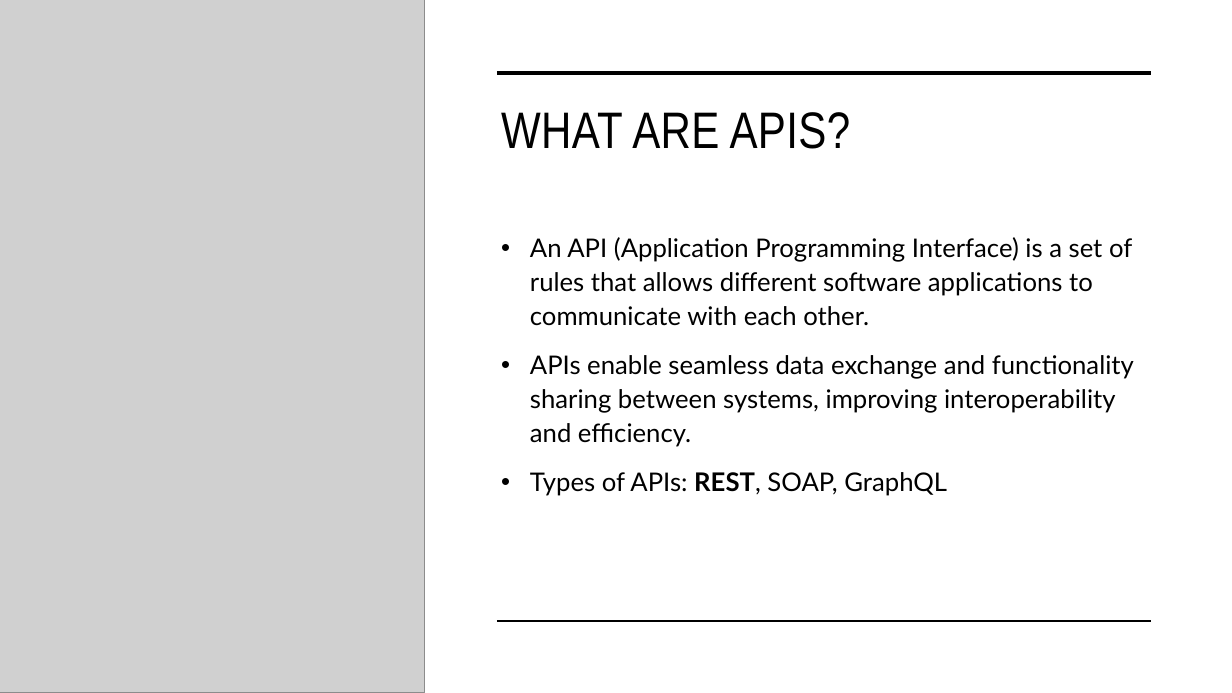
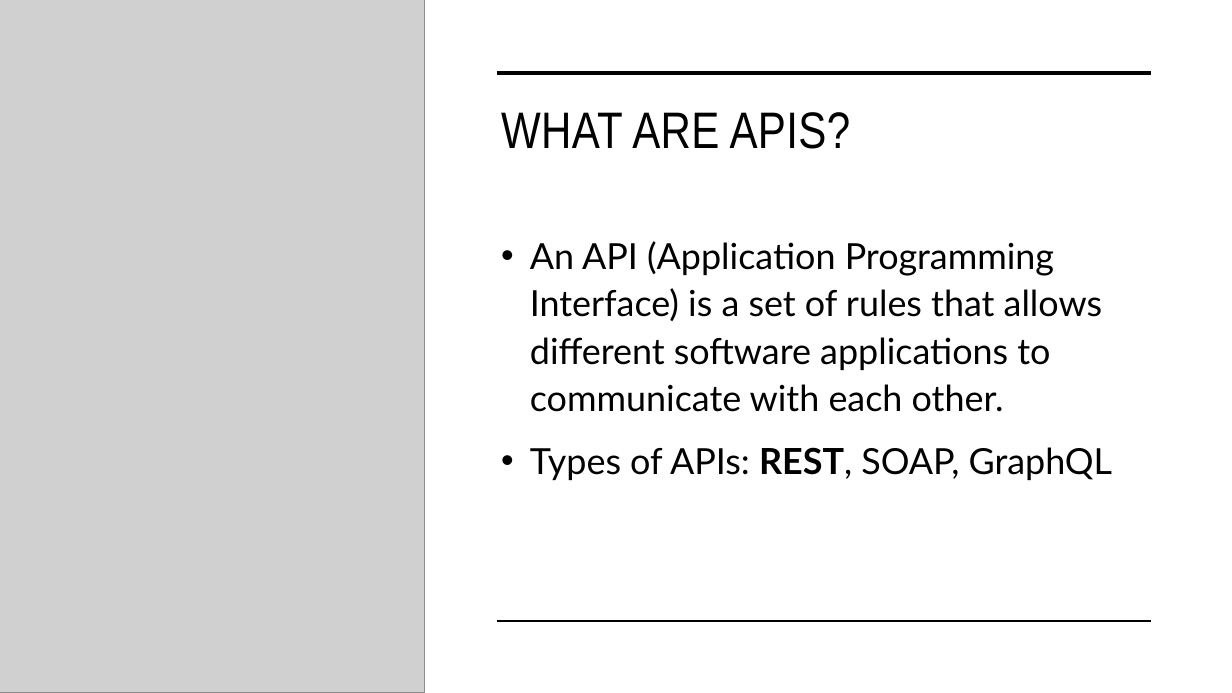
Before and after one commit to ashesh808/API-Demo-Presentation, a slide deck: slide 2 of Presentation.pptx. Drawn at 1232x693 pixels with LibreOffice and Linux fonts; fonts in the diff are those of the drawing; grey boxes stand for pictures. Boxes give left, top, right and bottom in pixels: in the first picture for what was removed or moved away, otherwise in the second. Text is boxed around its words. In the diff, an @@ line names an element or a change of style, - is before the commit and + after.

```diff
--- a/Presentation.pptx
+++ b/Presentation.pptx
@@ text "An API (Application Programming Interface) ..." at [530, 241, 1112, 480]: size 20 to 28 pt @@
@@ text at [530, 355, 1134, 447]: paragraph removed @@
-• APIs enable seamless data exchange and functionality sharing between systems, improving interoperability and efficiency.
```
Also in this commit, not shown: 7 other slides changed, 11 slides added, 1 other file.
